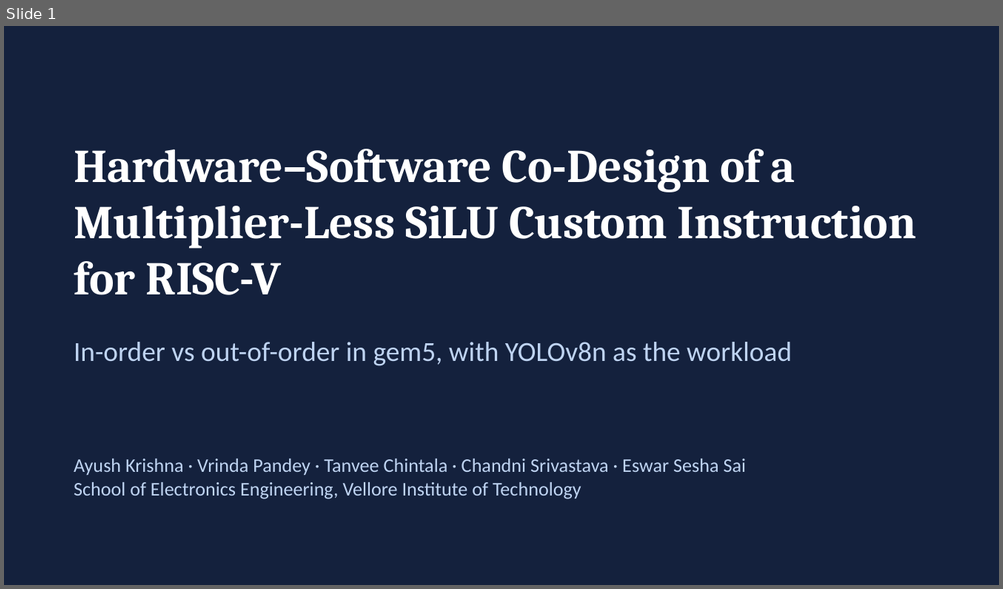
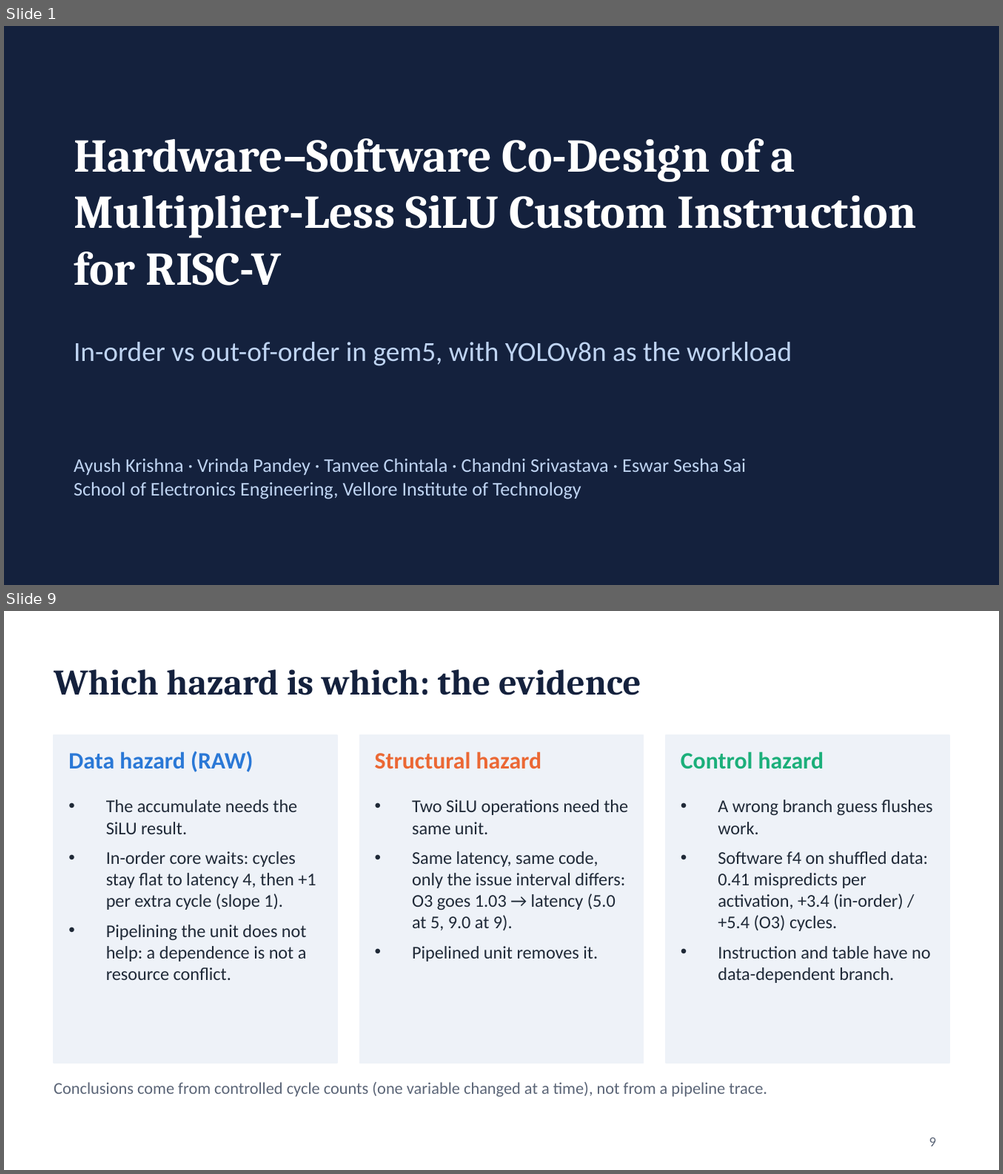
Before and after one commit to normie2099/SiLU-Architecture, a slide deck: results/slides/SiLU_class_presentation.pptx. Shown one above the other, each under a label of ours: slide 1 before the commit, slides 1 and 9 after it; the slides between them are not shown. The pictures are 1003x589 and 1003x1174 pixels, drawn with LibreOffice and Linux fonts; fonts in the diff are those of the drawing. Boxes give left, top, right and bottom in pixels: in the first picture for what was removed or moved away, otherwise in the second. Text is boxed around its words. In the diff, an @@ line names an element or a change of style, - is before the commit and + after.

```diff
--- a/results/slides/SiLU_class_presentation.pptx
+++ b/results/slides/SiLU_class_presentation.pptx
@@ slide 9 added at [4,611,999,1170], background #FFFFFF @@
@@ title added at [54,669,641,695], 26 pt, text #14213D, bold @@
+Which hazard is which: the evidence
@@ rectangle added at [54,735,337,1064], fill #EEF2F8, outline #EEF2F8 1 pt @@
@@ rectangle added at [360,735,643,1064], fill #EEF2F8, outline #EEF2F8 1 pt @@
@@ rectangle added at [666,735,949,1064], fill #EEF2F8, outline #EEF2F8 1 pt @@
@@ text added at [68,751,253,772], 17 pt, text #2A78D6, bold @@
+Data hazard (RAW)
@@ text added at [375,752,542,769], 17 pt, text #EB6834, bold @@
+Structural hazard
@@ text added at [680,752,824,769], 17 pt, text #1BAF7A, bold @@
+Control hazard
@@ text added at [106,800,316,980], 13 pt, text #1F2937 @@
+• The accumulate needs the SiLU result.
+• In-order core waits: cycles stay flat to latency 4, then +1 per extra cycle (slope 1).
+• Pipelining the unit does not help: a dependence is not a resource conflict.
@@ text added at [412,800,628,962], 13 pt, text #1F2937 @@
+• Two SiLU operations need the same unit.
+• Same latency, same code, only the issue interval differs: O3 goes 1.03 → latency (5.0 at 5, 9.0 at 9).
+• Pipelined unit removes it.
@@ text added at [717,800,932,983], 13 pt, text #1F2937 @@
+• A wrong branch guess flushes work.
+• Software f4 on shuffled data: 0.41 mispredicts per activation, +3.4 (in-order) / +5.4 (O3) cycles.
+• Instruction and table have no data-dependent branch.
@@ text added at [54,1082,767,1097], 12 pt, text #5B6577 @@
+Conclusions come from controlled cycle counts (one variable changed at a time), not from a pipeline trace.
@@ page number added at [929,1138,936,1147], 10 pt, text #5B6577 @@
+9
@@ slide 1 changed as well @@
@@ text "Hardware–Software Co-Design of a Multiplier-Less ...": place and size @@
-text "Hardware–Software Co-Design of a Multiplier-Less ..." at [74,149,916,295]
+text "Hardware–Software Co-Design of a Multiplier-Less ..." at [74,138,916,286]
```
Also in this commit, not shown: 5 other slides changed, 12 other slides added, 7 slides removed, 1 other file.
